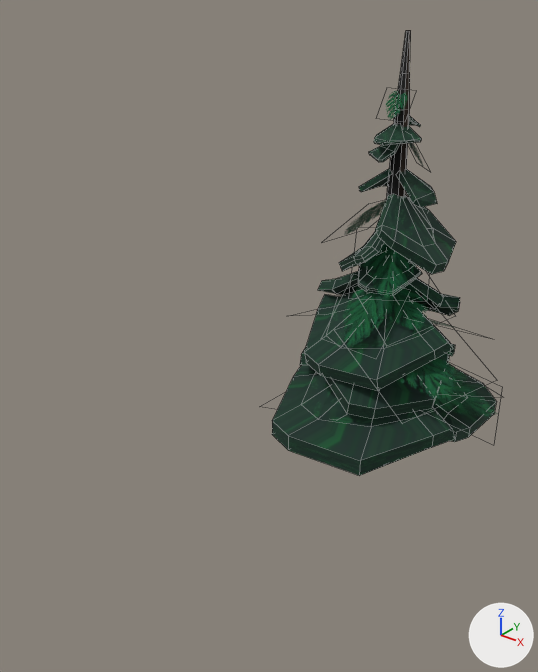
One commit to the Blender file LowPoly_Asset_Blend/C_Tree_tall.blend: the scene before it, then after it.
Before and after are seen from a 50 mm camera at (10.27, -8.91, 12.47) aimed at (0.47, 3.35, 4.88). The lights are fixed; the arrows at lower right show +X, +Y and +Z. Mesh edges are drawn as thin lines.
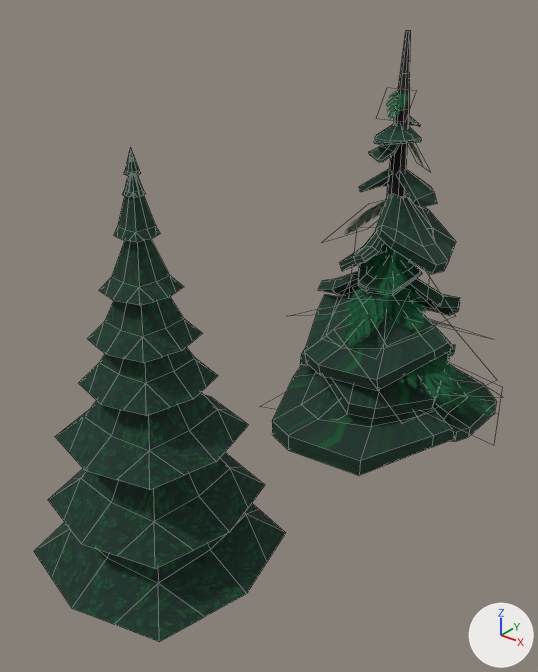
Changed parts and their boxes (x1, y1, x2, y2) in the pictures (538 x 672 px):
```json
{"object": "Cube", "change": "added", "after": [34, 147, 286, 642], "on screen": "green"}
```

Edits to the scene script, one JSON object a line:
```json
{"op": "add", "block": "img_pine_leaf_texture_whole_2048_png_001", "code": ["img_pine_leaf_texture_whole_2048_png_001 = load_image('pine_leaf_texture_whole_2048.png.001', '../Textures/Pine-textures/pine_leaf_texture_whole_2048.png', 2048, 2048, 'sRGB')"]}
{"op": "add", "block": "mat_pine_leaf_whole_001", "code": ["mat_pine_leaf_whole_001 = principled_material('Pine_leaf_whole.001')", "mat_pine_leaf_whole_001.texture = img_pine_leaf_texture_whole_2048_png_001", "mat_pine_leaf_whole_001.roughness = 1.0"]}
{"op": "add", "block": "me_cube", "code": ["me_cube = bpy.data.meshes.new('Cube')", "me_cube.from_pydata(...)  # 251 vertices, 240 faces; spans x -6.1..6.1, y -6.1..6.1, z -0.9..23.3", "# faces by material slot: [24, 216]", "me_cube.materials.append(mat_dark_bark_001)", "me_cube.materials.append(mat_pine_leaf_whole_001)  # picture img_pine_leaf_texture_whole_2048_png_001"]}
{"op": "add", "block": "ob_cube", "code": ["ob_cube = bpy.data.objects.new('Cube', me_cube)", "ob_cube.location = (0.0, 0.0, 0.0)", "ob_cube.scale = (0.417, 0.417, 0.417)"]}
```
